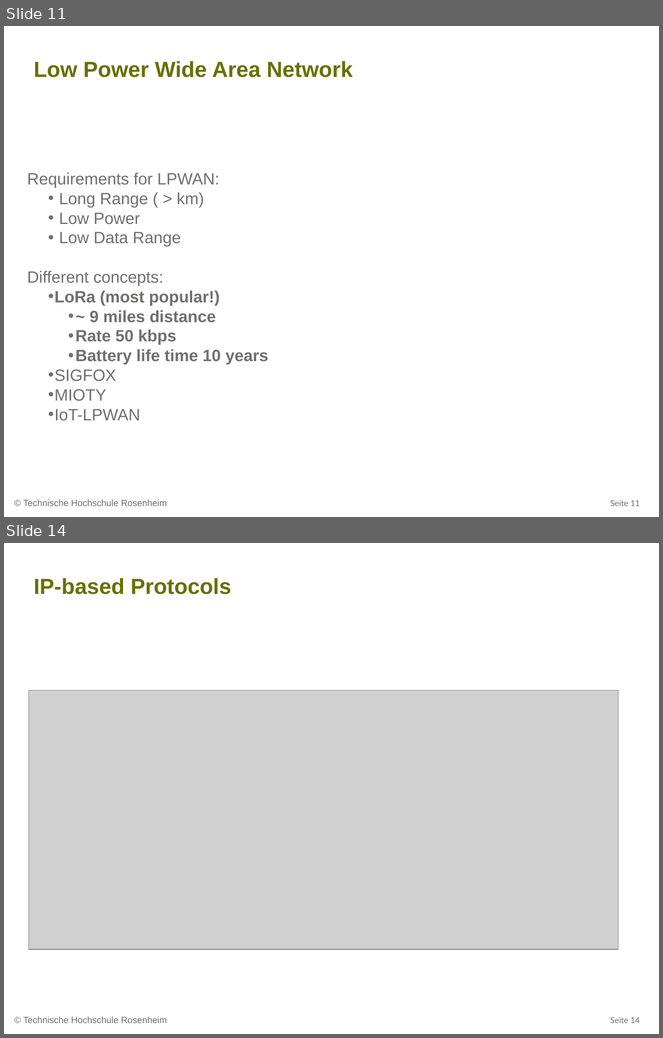
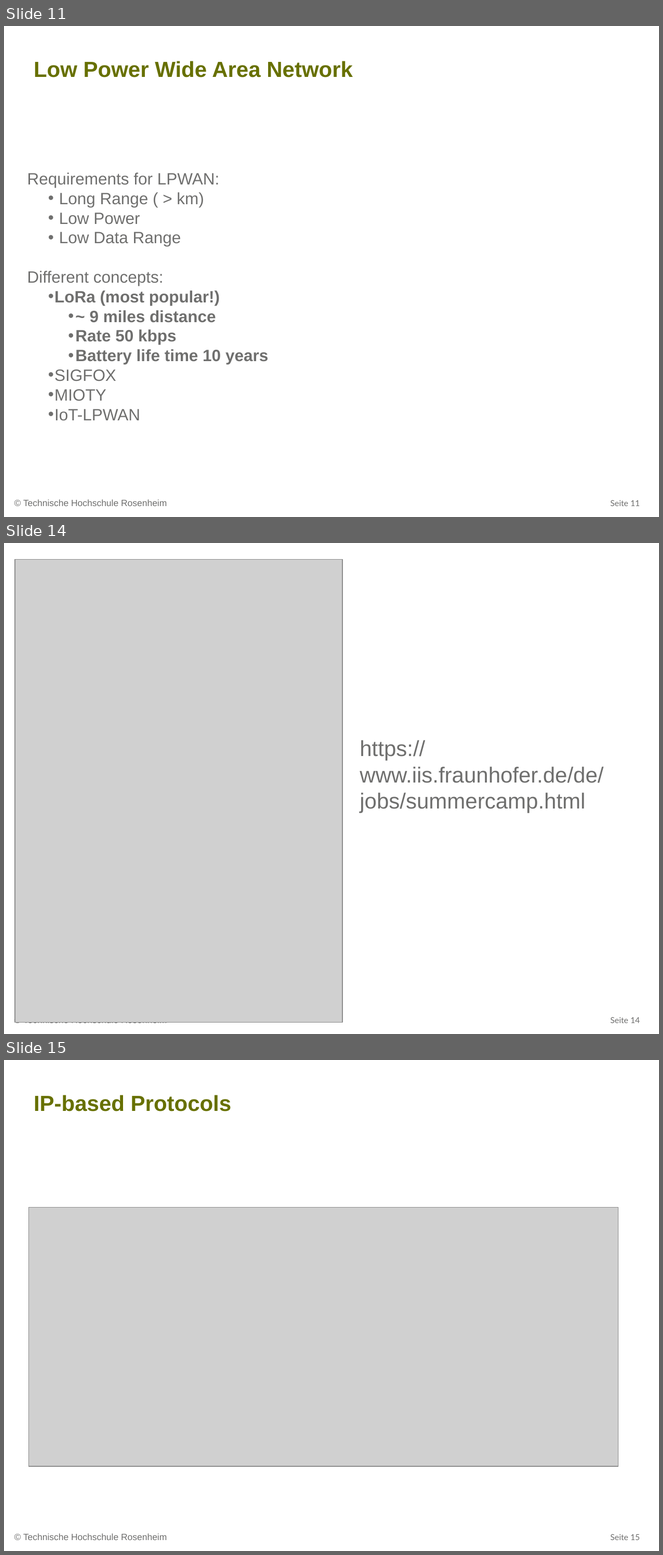
Before and after one commit to ammoza/hsro-inf-iot.github.io, a slide deck: assets/03-vorlesung/03-Vorlesung.pptx. Shown one above the other, each under a label of ours: slides 11 and 14 before the commit, slides 11, 14 and 15 after it; the slides between them are not shown. The pictures are 663x1038 and 663x1555 pixels, drawn with LibreOffice and Linux fonts; fonts in the diff are those of the drawing; grey boxes stand for pictures; background and template pictures are left out. Boxes give left, top, right and bottom in pixels: in the first picture for what was removed or moved away, otherwise in the second. Text is boxed around its words. In the diff, an @@ line names an element or a change of style, - is before the commit and + after.

```diff
--- a/assets/03-vorlesung/03-Vorlesung.pptx
+++ b/assets/03-vorlesung/03-Vorlesung.pptx
@@ slide 14 added at (4, 543, 659, 1034), background #FFFFFF; not listed: 2 template elements that a slide beside it also shows @@
@@ picture added at (15, 560, 343, 1022) @@
@@ text added at (360, 740, 604, 813), 24 pt, text #6F6F6E @@
+https://www.iis.fraunhofer.de/de/jobs/summercamp.html
@@ what was slide 14 is now slide 15 @@
@@ page number at (610, 1534, 640, 1540): text changed @@
-Seite 14
+Seite 15
```
Also in this commit, not shown: 2 slides changed, 1 other slide added, 1 slide removed, 3 other files.
